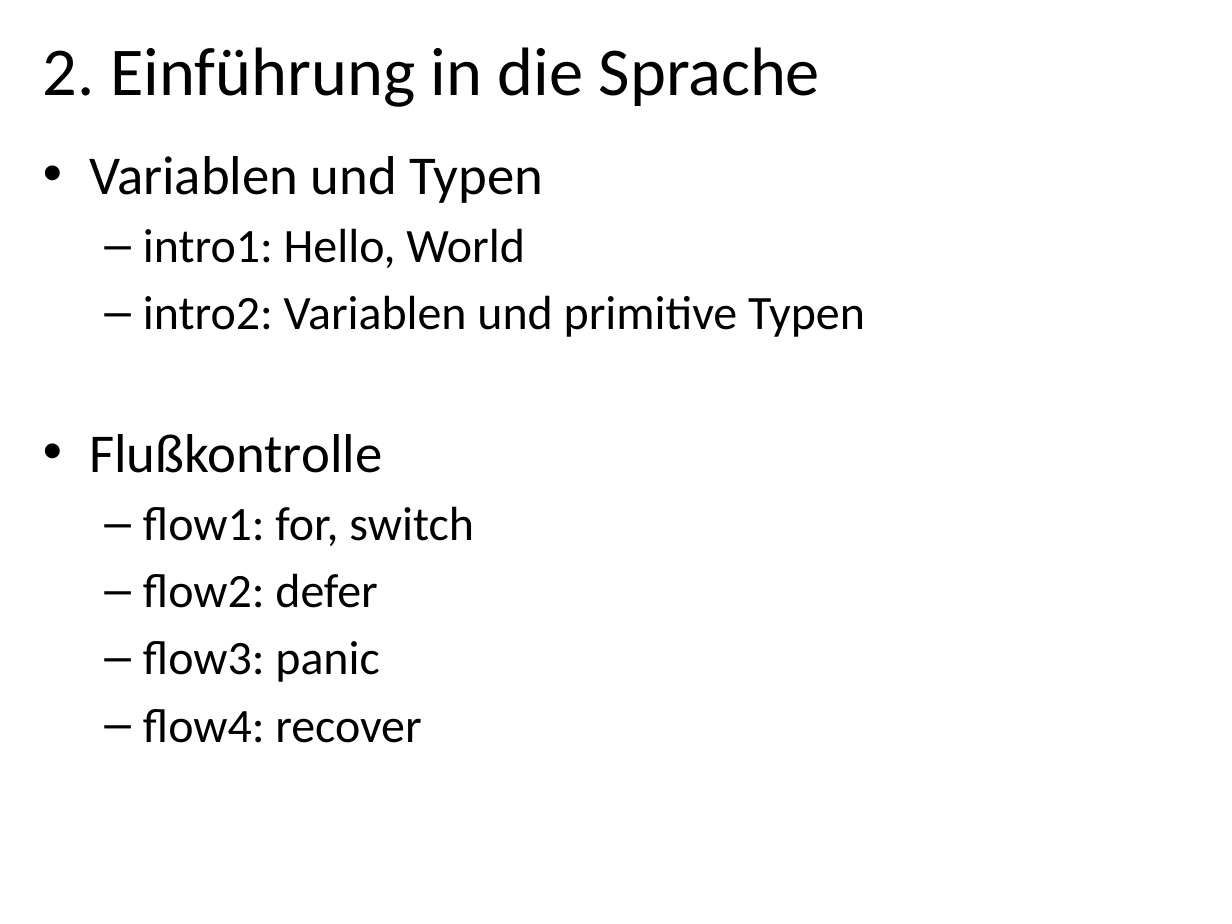
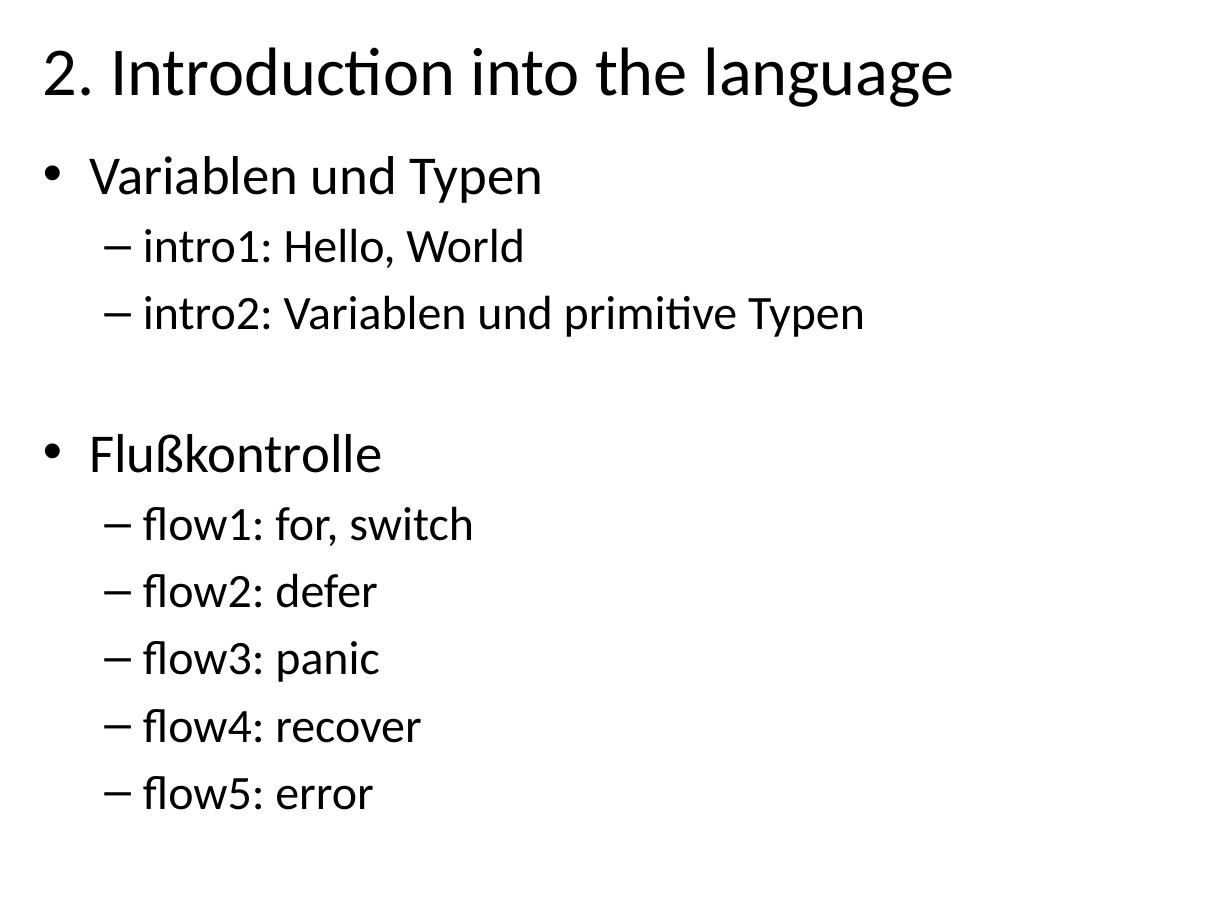
Before and after one commit to danbim/go-talk, a slide deck: slide 12 of intro-to-go.pptx (slide 11 before the commit). Drawn at 1232x924 pixels with LibreOffice and Linux fonts; fonts in the diff are those of the drawing; background and template pictures are left out. Boxes give left, top, right and bottom in pixels: in the first picture for what was removed or moved away, otherwise in the second. Text is boxed around its words. In the diff, an @@ line names an element or a change of style, - is before the commit and + after.

```diff
--- a/intro-to-go.pptx
+++ b/intro-to-go.pptx
@@ title at (43, 47, 954, 107): text changed @@
-2. Einführung in die Sprache
+2. Introduction into the language
@@ text at (143, 776, 373, 810): paragraph added @@
+  – flow5: error
```
Also in this commit, not shown: 20 other slides changed, 6 slides added, 4 other files.
